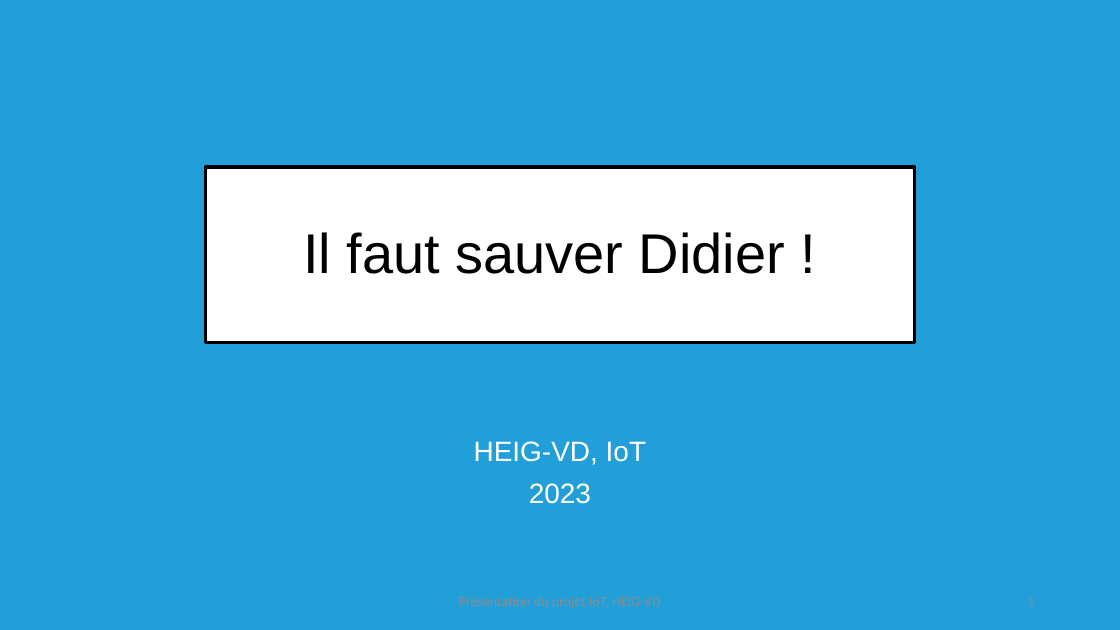
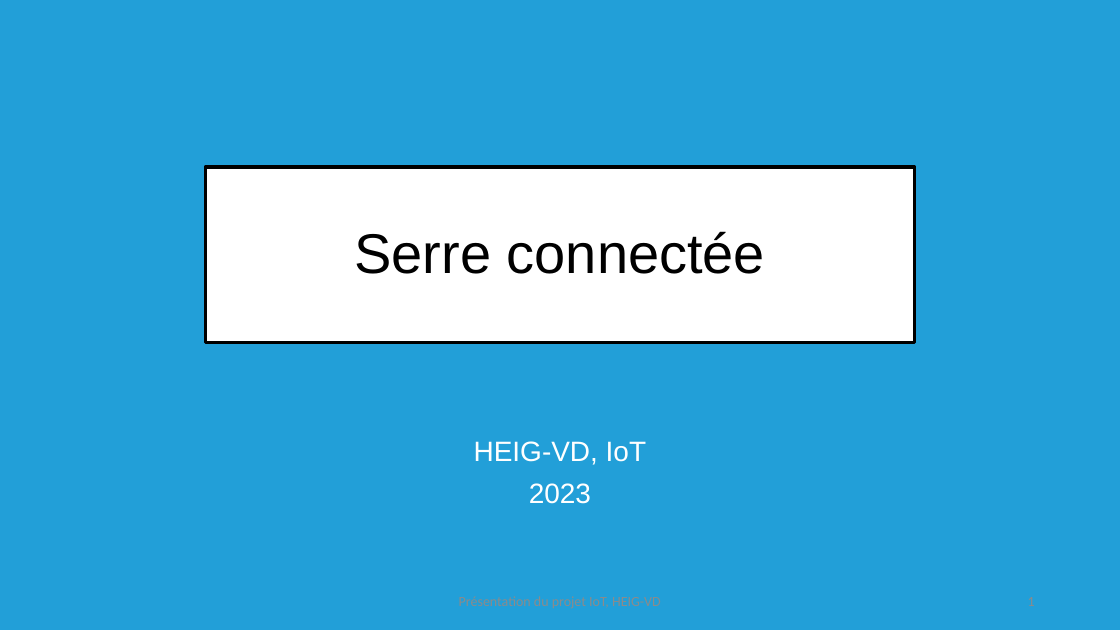
Before and after one commit to MehSalhi/IOT-Project, a slide deck: slide 1 of Projet_Presentation.pptx. Drawn at 1120x630 pixels with LibreOffice and Linux fonts; fonts in the diff are those of the drawing. Boxes give left, top, right and bottom in pixels: in the first picture for what was removed or moved away, otherwise in the second. Text is boxed around its words. In the diff, an @@ line names an element or a change of style, - is before the commit and + after.

```diff
--- a/Projet_Presentation.pptx
+++ b/Projet_Presentation.pptx
@@ text in rectangle at box(354, 231, 765, 274): text changed @@
-Il faut sauver Didier !
+Serre connectée
```
Also in this commit, not shown: 5 other slides changed, 2 slides added.
